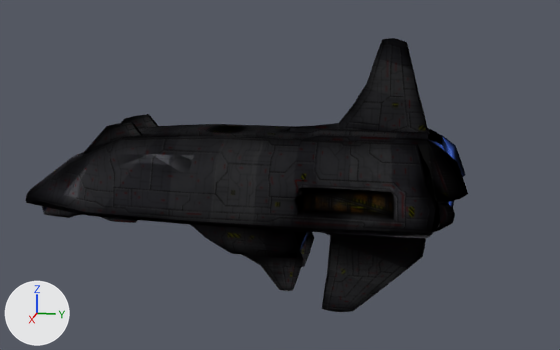
Renders of the glTF model gfx/ship3d/Mule/mule.gltf from each side of a commit.
The view is the same before and after, from a camera (50 mm lens) standing at (280.7, 69.3, 73.8) and looking at (-1.4, 12.9, 3.3). Lighting does not change. The marker at lower left points along +X, +Y and +Z. Where no turn or scale is listed for an object, it has been applied to the vertices. Vertices at the same position are counted once.

The first picture shows 'base'.
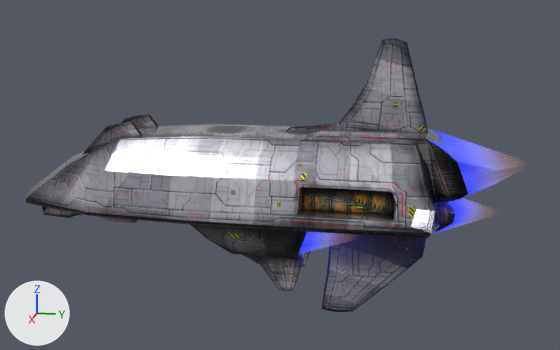
Location of each change, [x1, y1, x2, y2] in pixels of the pictures (560 x 350 px):
'base', recoloured, shading changed (black to grey)
    both: [26, 38, 468, 312]
'glow', added
    after: [299, 129, 491, 254]

What the commit changed:
Picture 'GLO_bake' (img_glo_bake) is new.
Picture 'gradient_blue_orange' (img_gradient_blue_orange) is new.
Material 'base_glow' (mat_base_glow) is new.
Uses the picture img_glo_bake.
Uses the picture img_mule.
Material 'engine_glow_melendez' (mat_engine_glow_melendez) is new.
Uses the picture img_gradient_blue_orange.
me_base has 989 vertices, 1810 faces and spans x -28.0..28.0, y -91.0..82.0, z -50.0..55.0.
me_base is used by ob_base; location (0.0, 0.0, 0.0).
me_base no longer uses material mat_base.
me_base part 1: 1734 of the faces centred in x -28.0..28.0, y -90.0..80.0, z -50.0..55.0 are now shaded flat.
me_base now uses material mat_base_glow.
Mesh me_glow is new.
It has 78 vertices, 80 faces and spans x -20.1..20.1, y 22.4..105.1, z -22.3..21.6.
It uses material mat_engine_glow_melendez.
Object 'glow' (ob_glow) is new; it shows me_glow.
Its location is (0.0, 0.0, 0.0).
